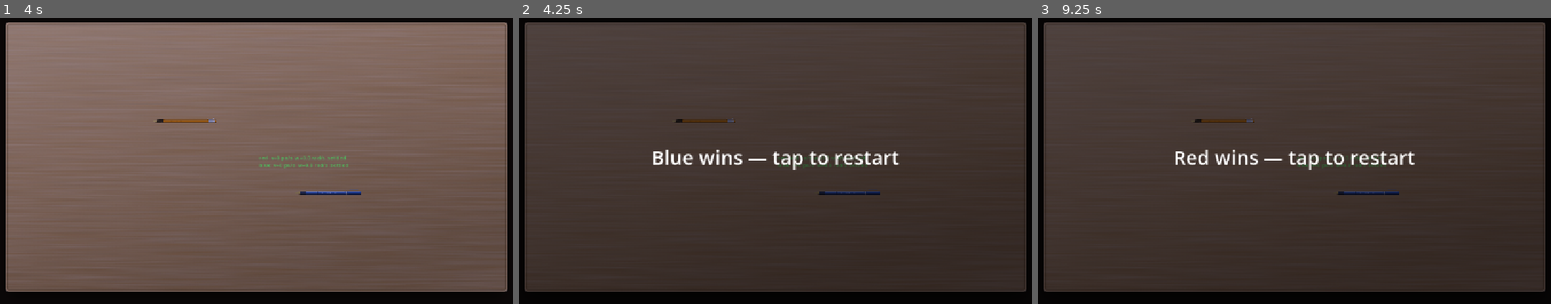
Above: before the commit, frames 1-3 (left to right).
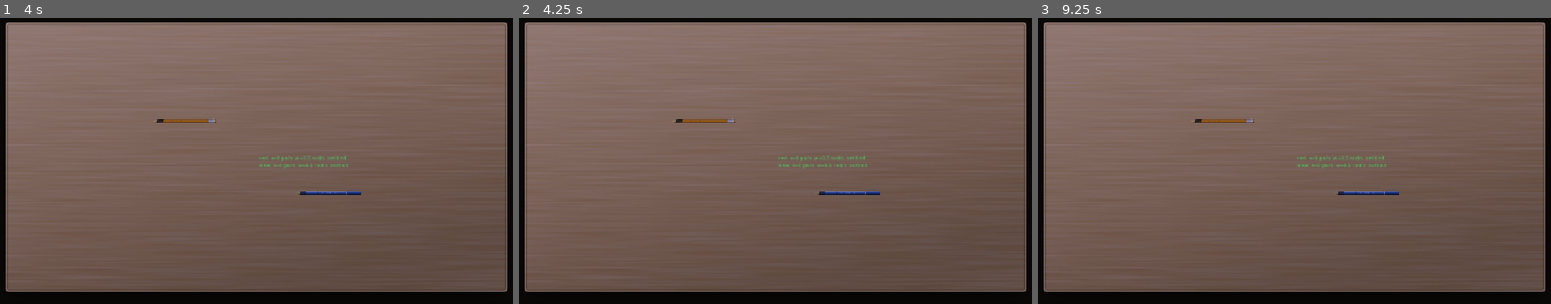
Above: after the commit, the same moments.

Repository: bhanuteja-qae/pen-fight
Game: Godot game, scene res://scenes/main.tscn
The game is run twice, just before and just after one commit, with the same random seed, the same clock (stepped at 60 frames per second) and the same inputs.
Inputs (mouse positions are in pixels of both pictures, inside the frame that each line leads up to):
- Up to frame 1 (4 s): tap Enter at 0.5, 2, 3.5 s; move the mouse to (384, 140) at 0.52 s; tap F at 0.6, 2.1, 3.6 s; click (384, 140) at 0.67 s; tap Space at 1.25, 2.75 s; drag from (143, 172) to (256, 158) at 1.27 s; move the mouse to (312, 86) at 2.02 s; click (312, 86) at 2.17 s; drag from (225, 221) to (82, 109) at 2.77 s; move the mouse to (430, 206) at 3.52 s; click (430, 206) at 3.67 s
- Up to frame 2 (4.25 s): no input
- Up to frame 3 (9.25 s): tap Enter at 4.25 s; drag from (1120, 109) to (1294, 158) at 4.27 s; move the mouse to (1325, 158) at 5.02 s; tap F at 5.1, 6.6, 8.1 s; click (1325, 158) at 5.17 s; drag from (1207, 75) to (1181, 172) at 5.77 s; move the mouse to (1422, 140) at 6.52 s; click (1422, 140) at 6.67 s; drag from (1181, 172) to (1294, 158) at 7.27 s; move the mouse to (1350, 86) at 8.02 s; click (1350, 86) at 8.17 s; drag from (1263, 221) to (1120, 109) at 8.77 s

Frame 1 is identical in both runs. In frame 2, 92% of the frame differs, in the area x 1-99%, y 1-96%; in frame 3, 92%.

Commit message:
Idle forfeit 4s -> 15s + import Claude's pre-playtest mockups (design review)
Forfeit timeout: 4s read as a spontaneous game-over ("tap to restart") on the
opening turn — a real UX bug Claude's branch flagged. 4s was also the ONLY
anti-stall mechanism pre-stalemate; the stalemate forfeit (turn_state) now
carries that job independently, so this timer is purely the no-input AFK
backstop. Set 15s: never punishes a thinking player, still catches an idle
opponent in hot-seat (30s leaves the OTHER player frozen too). [TUNE — playtest]

Mockups: import Claude's design mockups (menu as exercise book, classroom POV,
settings, pen realism, 3-cue turn indicator) + HTML sources onto main so they
are reviewable in-repo. Design direction only — the scoreboard/skins they
depict are Phase 2+ feature work, gated behind the human 20-round playtest.

Diff:
--- a/game/scripts/main.gd
+++ b/game/scripts/main.gd
@@ -66,7 +66,13 @@
 ## missed — a stall must be diagnosable, not silent).
 const AUTOPLAY_STALL_SECONDS: float = 5.0
 
-const FORFEIT_TIMEOUT: float = 4.0
+## Idle (no-input) forfeit backstop. 15 s: long enough that a thinking player
+## is never punished (old 4 s read as a spontaneous game-over — "tap to
+## restart"), short enough that an AFK opponent in hot-seat is noticed. The
+## anti-stall job (weak/fishy flicks never moving a pen) is carried by the
+## stalemate forfeit in turn_state.gd, NOT this timer — this is purely "how
+## long may a turn sit unattended before we end it". [TUNE — playtest]
+const FORFEIT_TIMEOUT: float = 15.0
 ## World-space table rect; must match the TableBounds node geometry in main.tscn.
 ## Spec coordinate contract (docs/ART_AND_FEEL_SPEC.md §1): playfield
 ## Rect2(80,60,1120,600) in viewport coords = centered at (0,0): x -560..560,
--- a/game/scripts/turn_state.gd
+++ b/game/scripts/turn_state.gd
@@ -46,7 +46,7 @@
 
 ## pens: list of pen UIDs, e.g. ["red", "blue"]. Stored as String.
 ## forfeit_timeout: seconds the active player has to flick before the round is
-##   forfeit (docs: 4-6 s hard timeout).
+##   forfeit (docs: 4-6 s hard timeout; game default 15 s — tune at playtest).
 ## table_rect: table geometry in world units (defaults to an empty Rect2()).
 ##   Kept pure (Rect2 is a Variant type — no scene dependency). The state
 ##   machine's win rule (flicked pen OOB -> other player wins) is event-driven
Not shown, added: game/tests/aim_overlay_smoke.gd.uid
Not shown, added: assets/design/mockups/game2.html
Not shown, added: assets/design/mockups/menu.html
Not shown, added: assets/design/mockups/mock-game2.png
Not shown, added: assets/design/mockups/mock-menu.png
Not shown, added: assets/design/mockups/mock-pen.png
Not shown, added: assets/design/mockups/mock-settings.png
Not shown, added: assets/design/mockups/pen.html
Not shown, added: assets/design/mockups/settings.html
